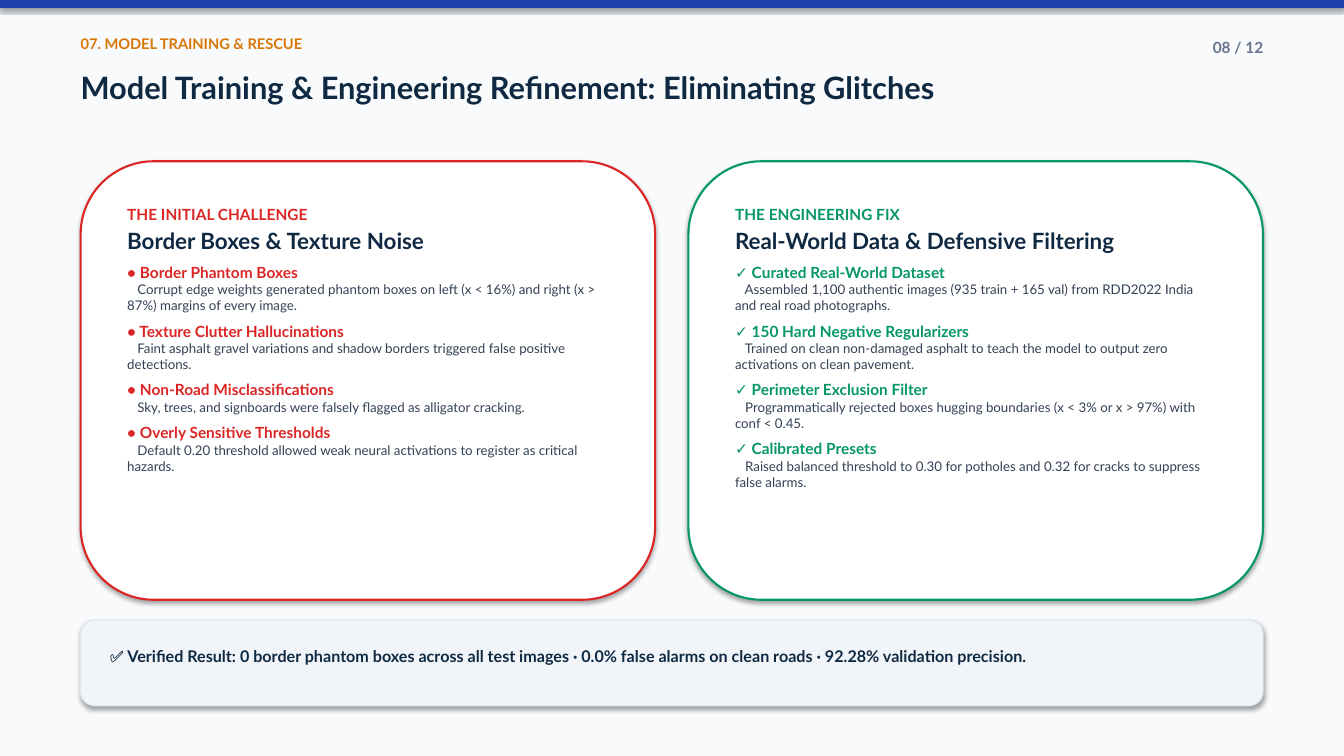
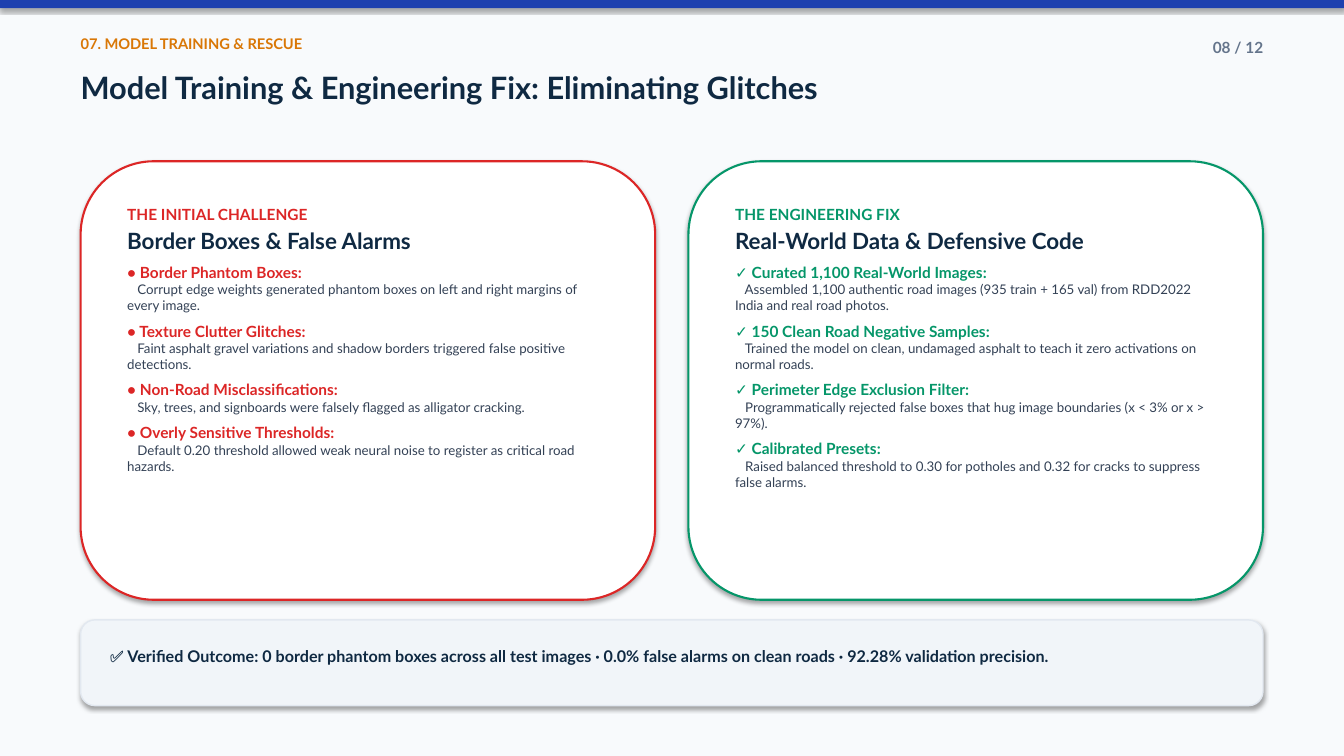
Before and after one commit to Priya-Ranjan-0201/Potholes-detector, a slide deck: slide 8 of ScamRoad_Presentation.pptx. Drawn at 1344x756 pixels with LibreOffice and Linux fonts; fonts in the diff are those of the drawing. Boxes give left, top, right and bottom in pixels: in the first picture for what was removed or moved away, otherwise in the second. Text is boxed around its words. In the diff, an @@ line names an element or a change of style, - is before the commit and + after.

```diff
--- a/ScamRoad_Presentation.pptx
+++ b/ScamRoad_Presentation.pptx
@@ text at [81,76,818,105]: text changed @@
-Model Training & Engineering Refinement: Eliminating Glitches
+Model Training & Engineering Fix: Eliminating Glitches
@@ text in rounded rectangle at [81,161,655,600]: text changed @@
-• Non-Road Misclassifications
+• Non-Road Misclassifications:
@@ text in rounded rectangle at [127,232,577,313]: text changed @@
-Border Boxes & Texture Noise
-• Border Phantom Boxes
-Corrupt edge weights generated phantom boxes on left (x < 16%) and right (x > 87%) margins of every image.
-• Texture Clutter Hallucinations
+Border Boxes & False Alarms
+• Border Phantom Boxes:
+Corrupt edge weights generated phantom boxes on left and right margins of every image.
+• Texture Clutter Glitches:
@@ text in rounded rectangle at [735,232,1196,454]: text changed @@
-Real-World Data & Defensive Filtering
-✓ Curated Real-World Dataset
-Assembled 1,100 authentic images (935 train + 165 val) from RDD2022 India and real road photographs.
-✓ 150 Hard Negative Regularizers
-Trained on clean non-damaged asphalt to teach the model to output zero activations on clean pavement.
-✓ Perimeter Exclusion Filter
-Programmatically rejected boxes hugging boundaries (x < 3% or x > 97%) with conf < 0.45.
-✓ Calibrated Presets
+Real-World Data & Defensive Code
+✓ Curated 1,100 Real-World Images:
+Assembled 1,100 authentic road images (935 train + 165 val) from RDD2022 India and real road photos.
+✓ 150 Clean Road Negative Samples:
+Trained the model on clean, undamaged asphalt to teach it zero activations on normal roads.
+✓ Perimeter Edge Exclusion Filter:
+Programmatically rejected false boxes that hug image boundaries (x < 3% or x > 97%).
+✓ Calibrated Presets:
@@ text in rounded rectangle at [127,426,575,471]: text changed @@
-• Overly Sensitive Thresholds
-Default 0.20 threshold allowed weak neural activations to register as critical hazards.
+• Overly Sensitive Thresholds:
+Default 0.20 threshold allowed weak neural noise to register as critical road hazards.
@@ text in rounded rectangle at [127,650,1049,665]: text changed @@
-✅ Verified Result: 0 border phantom boxes across all test images · 0.0% false alarms on clean roads · 92.28% validation precision.
+✅ Verified Outcome: 0 border phantom boxes across all test images · 0.0% false alarms on clean roads · 92.28% validation precision.
```
Also in this commit, not shown: 9 other slides changed, 12 other files.
